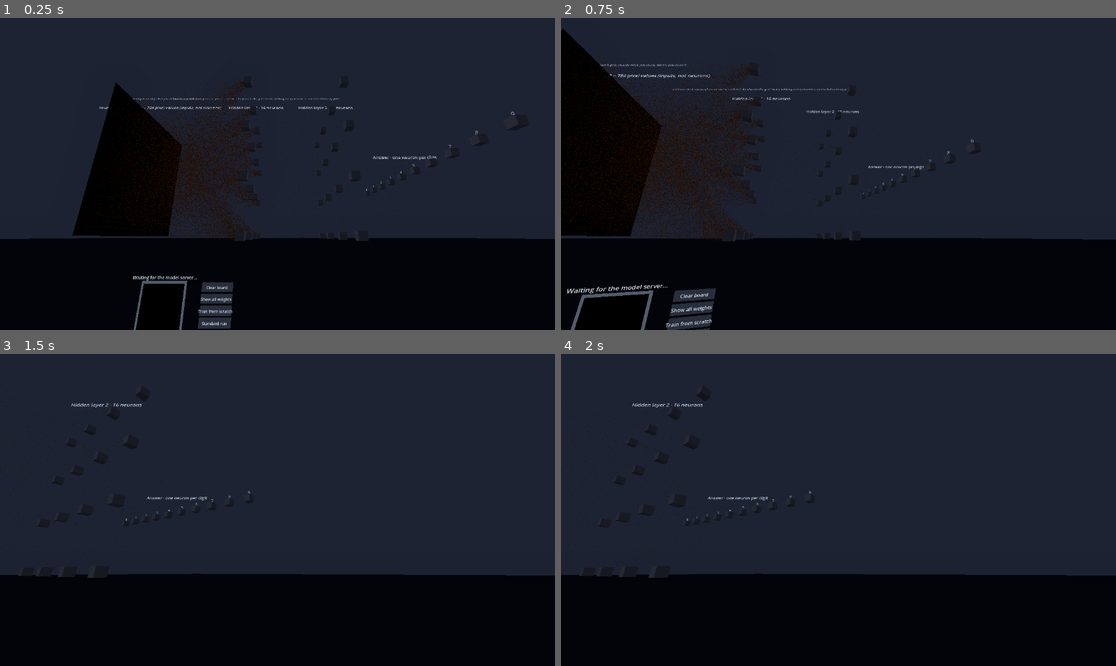
Above: before the commit, frames 1-4 (two rows, left to right).
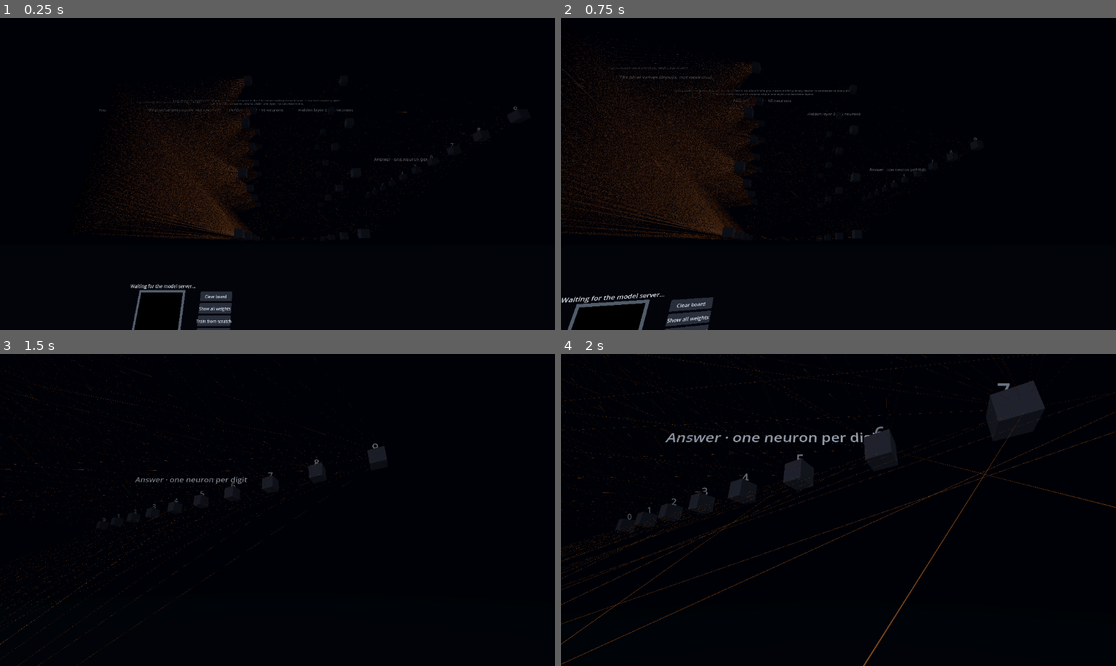
Above: after the commit, the same moments.

Repository: SkabbMask/inside-the-network
Game: Godot game, scene res://main.tscn
The game is run twice, just before and just after one commit, with the same random seed, the same clock (stepped at 60 frames per second) and the same inputs.
Inputs (mouse positions are in pixels of both pictures, inside the frame that each line leads up to):
- Up to frame 1 (0.25 s): no input
- Up to frame 2 (0.75 s): tap Enter at 0.5 s; move the mouse to (960, 158) at 0.52 s; hold Right from 0.53 s (still down); hold Shift from 0.53 s (still down); click (960, 158) at 0.67 s
- Up to frame 3 (1.5 s): tap Space at 0.77 s; release Right at 1.25 s; release Shift at 1.25 s; drag from (166, 525) to (249, 572) at 1.27 s
- Up to frame 4 (2 s): no input

The runs differ from the first frame. In frame 1, 63% of the frame differs, in the area x 0-100%, y 0-100%; in frame 2, 61%; in frame 3, 70%; in frame 4, 69%.

Commit message:
scaling done

Diff:
--- a/godot/edge.gdshader
+++ b/godot/edge.gdshader
@@ -8,7 +8,7 @@
 // of your drawing travelling through, in proportion to the signal each edge carries.
 // Lines are solid: overlapping lines never add up, so nothing but thickness shows weight.
 shader_type spatial;
-// cull_front: the edge's basis below is mirrored, so these are the faces that point away.
-render_mode unshaded, cull_front, shadows_disabled, skip_vertex_transform;
+// Lit: each line is a round tube with real shading, so near and far lines read apart.
+render_mode cull_back, shadows_disabled, skip_vertex_transform;
 
 #include "res://edge.gdshaderinc"
--- a/godot/edge_faded.gdshader
+++ b/godot/edge_faded.gdshader
@@ -1,6 +1,6 @@
 // The see-through pass: only lines not touching the selected neuron. See edge.gdshader.
 shader_type spatial;
-render_mode unshaded, cull_front, blend_mix, depth_draw_never, shadows_disabled, skip_vertex_transform;
+render_mode cull_back, blend_mix, depth_draw_never, shadows_disabled, skip_vertex_transform;
 
 #define FADED_PASS
 #include "res://edge.gdshaderinc"
--- a/godot/main.gd
+++ b/godot/main.gd
@@ -20,7 +20,7 @@
 const BAR_Y := 0.9
 const SPARK_H := 0.1
 const CONSOLE_DISTANCE := 1.6   # from the middle of the network, sideways, in grid widths
-const FLY_SPEED := 8.0          # metres per second; hold Shift for 4x
+const FLY_SPEED := 40.0         # metres per second; hold Shift for 4x
 
 const COL_BTN := Color(0.17, 0.19, 0.24)
 const COL_BTN_HOVER := Color(0.3, 0.33, 0.4)
@@ -35,6 +35,7 @@
 var screenshot_cam = null    # Vector3 in network coordinates, or null for a preset view
 var screenshot_look = null
 var screenshot_select := Vector2i(-1, -1)
+var screenshot_grab := false
 
 var client
 var view
@@ -75,6 +76,7 @@
 var _pitch := 0.0
 var _mouse_left := false
 var _mouse_right := false
+var _grab := {}   # the line you are holding: {edge, a, b, s, offset}
 
 
 func _ready() -> void:
@@ -93,6 +95,8 @@
 			screenshot_cam = _vec3_arg(a.trim_prefix("--cam="))
 		elif a.begins_with("--look="):
 			screenshot_look = _vec3_arg(a.trim_prefix("--look="))
+		elif a == "--grab":
+			screenshot_grab = true
 		elif a.begins_with("--select="):
 			var p := a.trim_prefix("--select=").split(",")
 			screenshot_select = Vector2i(int(p[0]), int(p[1]))
@@ -183,15 +187,24 @@
 	env.background_color = Color(0.03, 0.035, 0.05)
 	env.ambient_light_source = Environment.AMBIENT_SOURCE_COLOR
 	env.ambient_light_color = Color(0.4, 0.42, 0.5)
+	# Fog fades far lines towards the background, so near ones stand out.
+	env.fog_enabled = true
+	env.fog_light_color = Color(0.03, 0.035, 0.05)
+	env.fog_density = 0.0025
 	env.glow_enabled = true
 	env.glow_intensity = 0.6
 	env.glow_bloom = 0.05
 	var we := WorldEnvironment.new()
 	we.environment = env
 	add_child(we)
+	# One light from above and to the side, to shade the round lines.
+	var sun := DirectionalLight3D.new()
+	sun.rotation = Vector3(deg_to_rad(-50), deg_to_rad(35), 0)
+	sun.light_energy = 1.1
+	add_child(sun)
 	_floor = MeshInstance3D.new()
 	var plane := PlaneMesh.new()
-	plane.size = Vector2(400, 400)
+	plane.size = Vector2(4000, 4000)
 	_floor.mesh = plane
 	_floor.material_override = _flat(Color(0.055, 0.06, 0.075))
 	_floor.position.y = -0.002
@@ -331,6 +344,7 @@
 func _setup_desktop() -> void:
 	_cam = Camera3D.new()
 	_cam.fov = 75
+	_cam.far = 6000.0
 	add_child(_cam)
 	_set_camera_view(1)
 	_cam.make_current()
@@ -345,7 +359,7 @@
 	if n == 1:
 		_cam.position = _station * Vector3(0.0, 1.9, 1.6)
 	elif n == 2:
-		_cam.position = _station * Vector3(0.0, 25.0, 40.0)
+		_cam.position = _station * Vector3(0.0, NetworkView.GRID_SIZE * 0.4, NetworkView.GRID_SIZE * 0.6)
 	else:
 		_cam.position = view.to_global(Vector3(0.0, NetworkView.GRID_Y, NetworkView.GRID_SIZE * 1.1))
 		mid = view.to_global(Vector3(0, NetworkView.GRID_Y, 0))
@@ -392,6 +406,11 @@
 			_pitch = clampf(_pitch + tilt * delta * 1.5, -1.3, 1.3)
 			_cam.rotation = Vector3(_pitch, _yaw, 0)
 
+		if not _grab.is_empty():
+			_move_along_grab(delta)
+			_after_camera(delta)
+			return
+
 		# WASD walks on the horizontal plane in the facing direction; U/J move along world Y.
 		var move := Vector3.ZERO
 		if Input.is_key_pressed(KEY_W): move.z -= 1
@@ -403,7 +422,10 @@
 		if move != Vector3.ZERO:
 			var speed := FLY_SPEED * (4.0 if Input.is_key_pressed(KEY_SHIFT) else 1.0)
 			_cam.position += (Basis(Vector3.UP, _yaw) * move.normalized()) * delta * speed
-
+	_after_camera(delta)
+
+
+func _after_camera(delta: float) -> void:
 	for p in _pointers:
 		_update_pointer(p)
 	_advance_timeline(delta)
@@ -468,6 +490,15 @@
 
 	var kind: String = h.get("kind", "")
 	var trig_down: bool = trig and not p.trigger
+	# Clicking a line (nearer than anything else under the pointer) grabs it; letting go
+	# releases it.
+	if trig_down and not p.ctrl and kind != "button":
+		var g: Dictionary = view.pick_edge(origin, dir)
+		if not g.is_empty() and (kind == "" or g.t < h.t):
+			_start_grab(g.edge, g.s)
+			kind = "grab"
+	if not trig and not _grab.is_empty() and not p.ctrl:
+		_end_grab()
 	if trig_down:
 		match kind:
 			"button":
@@ -539,6 +570,49 @@
 	return best
 
 
+# ------------------------------------------------------------------ holding a line
+
+const GRAB_REACH := 1.5   # how far from the line's surface you hang, metres
+
+
+func _start_grab(e: int, s: float) -> void:
+	var ends: Array = view.edge_ends(e)
+	var a: Vector3 = view.to_global(ends[0])
+	var b: Vector3 = view.to_global(ends[1])
+	var p := a.lerp(b, s)
+	var away := _cam.global_position - p
+	# Hang beside the line, on the side you came from.
+	away -= (b - a).normalized() * away.dot((b - a).normalized())
+	if away.length() < 1e-3:
+		away = Vector3.UP
+	var offset: Vector3 = away.normalized() * (view.edge_width(e) / 2 + GRAB_REACH)
+	_grab = {"edge": e, "a": a, "b": b, "s": s, "offset": offset}
+	view.set_grabbed(e)
+
+
+func _end_grab() -> void:
+	_grab = {}
+	view.set_grabbed(-1)
+
+
+## While holding a line, W pulls you along it towards where you look, S the other way.
+## You stop just short of the neuron at either end.
+func _move_along_grab(delta: float) -> void:
+	var a: Vector3 = _grab.a
+	var b: Vector3 = _grab.b
+	var length := a.distance_to(b)
+	var pull := 0.0
+	if Input.is_key_pressed(KEY_W): pull += 1
+	if Input.is_key_pressed(KEY_S): pull -= 1
+	var look := -_cam.global_basis.z
+	var toward_b := 1.0 if (b - a).dot(look) >= 0.0 else -1.0
+	var speed := FLY_SPEED * (4.0 if Input.is_key_pressed(KEY_SHIFT) else 1.0)
+	var margin := (NetworkView.CUBE * 0.5 + 2.0) / length
+	_grab.s = clampf(_grab.s + pull * toward_b * speed * delta / length, 0.0 if _grab.edge < 12544 else margin, 1.0 - margin)
+	var target: Vector3 = a.lerp(b, _grab.s) + _grab.offset
+	_cam.global_position = _cam.global_position.lerp(target, 1.0 - exp(-delta * 6.0))
+
+
 # ------------------------------------------------------------------ server messages
 
 func _on_connection(ok: bool) -> void:
@@ -647,6 +721,12 @@
 	pad.continue_stroke(Vector2(0.52, 0.55))
 	pad.continue_stroke(Vector2(0.44, 0.8))
 	pad.end_stroke()
+	if screenshot_grab:
+		var vp := get_viewport().get_visible_rect().size / 2
+		var g: Dictionary = view.pick_edge(_cam.project_ray_origin(vp), _cam.project_ray_normal(vp))
+		print("Grab: ", g, " picked in ", Time.get_ticks_msec() - t0, " ms (since start)")
+		if not g.is_empty():
+			_start_grab(g.edge, g.s)
 	if screenshot_select.x > 0:
 		view.select(screenshot_select.x, screenshot_select.y)
 	for i in 90:
--- a/godot/network_view.gd
+++ b/godot/network_view.gd
@@ -15,13 +15,13 @@
 
 # The whole network is built large, so you fly between neurons and the lines (which keep
 # their real thickness in millimetres) have room to stay apart. Distances scale with SPREAD.
-const SPREAD := 10.0
+const SPREAD := 90.0
 const LAYER_Z := [0.0, -3.6 * SPREAD, -6.2 * SPREAD, -8.8 * SPREAD]
 const MID_Z := -4.4 * SPREAD
 # Every slice (the input image and both hidden grids) is a square this wide, in metres,
 # standing upright, with its lowest neurons GRID_FLOOR above the floor.
 const GRID_SIZE := 4.0 * SPREAD
-const GRID_FLOOR := 2.0
+const GRID_FLOOR := 20.0
 const GRID_Y := GRID_FLOOR + GRID_SIZE / 2
 const ANSWER_WIDTH := 6.5 * SPREAD
 const LABEL_PIXEL := 0.0035 * SPREAD   # text size in the network, metres per font pixel
@@ -29,8 +29,19 @@
 # that layer: a 28 x 28 grid for the pixels, or the 4 x 4 seats of the hidden grid. Each
 # incoming line ends at its own point there; the one outgoing value leaves from the
 # middle of the back face.
-const CUBE := 2.0
-const FACE_FILL := 0.9   # share of the face the connection points cover
+const CUBE := 16.0
+const FACE_FILL := 1.0   # the connection points' cells tile the whole face
+# Line diameter is proportional to the weight: MAX_WIDTH for the largest weights of the
+# run, down to MIN_WIDTH, below which lines stay at MIN_WIDTH so they remain visible.
+# Each layer's weights are already on that layer's own scale (see the server), so each
+# layer gets its own ruler: the 12,544 pixel lines are a fine mesh, the 416 lines between
+# neurons thick cables. Both are sized by one rule: if every weight arriving at a face
+# were at the maximum, the tubes would cover just over 90% of it. A round tube covers at
+# most 79% of its own square cell, so it must be 1.12x the cell's width (and overlap its
+# neighbours slightly) to cover 90%. Cells: 4 x 4 on a cube face, 28 x 28 for the pixels.
+const MAX_WIDTH := 1.12 * CUBE / 4.0
+const MAX_WIDTH_INPUT := 1.12 * CUBE / 28.0
+const MIN_WIDTH := 0.05
 const PICK_RADIUS := CUBE * 0.8
 
 const COL_POS := Color(1.0, 0.55, 0.18)
@@ -56,6 +67,7 @@
 var selected := Vector2i(-1, -1)
 
 var edge_mat: ShaderMaterial
+var edge_data := PackedFloat32Array()
 var _edge_faded_mat: ShaderMaterial
 var _edge_tex := []   # two ImageTextures, alternating
 var _pos_tex := []
@@ -164,8 +176,15 @@
 
 
 func _build_edges() -> void:
-	var mesh := BoxMesh.new()
-	mesh.size = Vector3.ONE
+	# Each connection is a round tube: a unit cylinder the shader stretches between neurons.
+	var mesh := CylinderMesh.new()
+	mesh.top_radius = 0.5
+	mesh.bottom_radius = 0.5
+	mesh.height = 1.0
+	mesh.radial_segments = 10
+	mesh.rings = 0
+	mesh.cap_top = false
+	mesh.cap_bottom = false
 	var mm := MultiMesh.new()
 	mm.transform_format = MultiMesh.TRANSFORM_3D
 	mm.use_custom_data = true
@@ -195,6 +214,11 @@
 		_pos_tex.append(ImageTexture.create_from_image(_pos_img))
 	set_edge_param("tex_w", EDGE_TEX_W)
 	set_edge_param("cube", CUBE)
+	set_edge_param("pixel", GRID_SIZE / 28.0)
+	set_edge_param("max_width", MAX_WIDTH)
+	set_edge_param("face_fill", FACE_FILL)
+	set_edge_param("max_width_input", MAX_WIDTH_INPUT)
+	set_edge_param("min_width", MIN_WIDTH)
 	set_edge_param("face_fill", FACE_FILL)
 	set_edge_param("pos_col", Vector3(COL_POS.r, COL_POS.g, COL_POS.b))
 	set_edge_param("neg_col", Vector3(COL_NEG.r, COL_NEG.g, COL_NEG.b))
@@ -264,7 +288,8 @@
 	for l in 4:
 		var y := top + 3.0 * CUBE if l < 3 else GRID_Y + 3.0 * CUBE
 		_label(names[l], Vector3(0, y, LAYER_Z[l]), 44, COL_TEXT, true)
-	_label("Each neuron keeps its place, so you can follow it. Its place in the grid means nothing: every neuron is connected to every pixel.",
+	_label("Each neuron keeps its place, so you can follow it. Its place in the grid means nothing: every neuron is connected to every pixel.
+Line thickness compares weights within one layer, not between layers.",
 		Vector3(0, top + 5.0 * CUBE, LAYER_Z[1]), 30, Color(0.6, 0.64, 0.72), true)
 	_center_note = _label("", Vector3(0, top + 5.0 * CUBE, LAYER_Z[0]), 30, Color(0.6, 0.64, 0.72), true)
 	set_center(false)
@@ -429,6 +454,7 @@
 	if payload.size() != EDGE_TEX_W * EDGE_TEX_H * 8:
 		return
 	_edge_tex[_cur].update(Image.create_from_data(EDGE_TEX_W, EDGE_TEX_H, false, Image.FORMAT_RGF, payload))
+	edge_data = payload.to_float32_array()   # (weight, flow) per edge, for grabbing
 
 
 func apply_nodes(payload: PackedByteArray) -> void:
@@ -481,6 +507,82 @@
 
 func set_mode(flow: bool) -> void:
 	set_edge_param("mode", 0 if flow else 1)
+
+
+# ------------------------------------------------------------------ lines, for grabbing
+
+const N_EDGES := 784 * 16 + 16 * 16 + 16 * 10
+
+
+## Where a node sits: input pixels on the image, neurons at their cube's centre.
+func _node_center(id: int) -> Vector3:
+	return input_pos[id] if id < 784 else pos_now[id - 784]
+
+
+## End points of edge `e` (same order and geometry as edge.gdshaderinc), in local space:
+## from the pixel or the sender's back face, to the receiver's front-face point.
+func edge_ends(e: int) -> Array:
+	var layer: int
+	var src: int
+	var dst: int
+	if e < 12544:
+		layer = 0; dst = 784 + e / 784; src = e % 784
+	elif e < 12800:
+		layer = 1; dst = 800 + (e - 12544) / 16; src = 784 + (e - 12544) % 16
+	else:
+		layer = 2; dst = 816 + (e - 12800) / 16; src = 800 + (e - 12800) % 16
+	var a := _node_center(src) + _back_point(layer, dst)
+	var n := 28 if layer == 0 else 4
+	var i := src if layer == 0 else (src - 784 if layer == 1 else src - 800)
+	var f := CUBE * FACE_FILL
+	var fp := Vector3(((i % n) + 0.5) / n - 0.5, 0.5 - ((i / n) + 0.5) / n, 0) * f + Vector3(0, 0, CUBE / 2)
+	return [a, _node_center(dst) + fp]
+
+
+## Same as back_point() in edge.gdshaderinc.
+func _back_point(layer: int, dst: int) -> Vector3:
+	var i := dst - 784 if layer == 0 else (dst - 800 if layer == 1 else dst - 816)
+	var size := GRID_SIZE / 28.0 * FACE_FILL if layer == 0 else CUBE * FACE_FILL
+	var z := 0.0 if layer == 0 else -CUBE / 2
+	return Vector3((((i % 4) + 0.5) / 4.0 - 0.5) * size, (0.5 - ((i / 4) + 0.5) / 4.0) * size, z)
+
+
+func edge_width(e: int) -> float:
+	var w := absf(edge_data[e * 2]) if edge_data.size() > e * 2 else 0.0
+	return maxf(MIN_WIDTH, (MAX_WIDTH_INPUT if e < 12544 else MAX_WIDTH) * w)
+
+
+## The line a ray points at: {edge, t (along the ray), s (0..1 along the line)}, or {}.
+## Lines count as a little thicker the further away they are, so distant ones can be grabbed.
+func pick_edge(world_origin: Vector3, world_dir: Vector3) -> Dictionary:
+	var o := to_local(world_origin)
+	var d := (global_basis.inverse() * world_dir).normalized()
+	var best := {}
+	var best_t := INF
+	for e in N_EDGES:
+		var ends := edge_ends(e)
+		var a: Vector3 = ends[0]
+		var u: Vector3 = ends[1] - a
+		var w := o - a
+		var uu := u.dot(u)
+		var ud := u.dot(d)
+		var denom := uu - ud * ud
+		if denom < 1e-9:
+			continue
+		var s := clampf((u.dot(w) - ud * d.dot(w)) / denom, 0.0, 1.0)
+		var t := (a + u * s - o).dot(d)
+		if t <= 0.0 or t >= best_t:
+			continue
+		var gap := (o + d * t).distance_to(a + u * s)
+		if gap < edge_width(e) / 2 + t * 0.004:
+			best_t = t
+			best = {"edge": e, "t": t, "s": s}
+	return best
+
+
+## Light up the grabbed line (or none with -1).
+func set_grabbed(e: int) -> void:
+	set_edge_param("grab_edge", float(e))
 
 
 # ------------------------------------------------------------------ picking and selection
Not shown, changed: godot/edge.gdshaderinc
Not shown, changed: README.md
